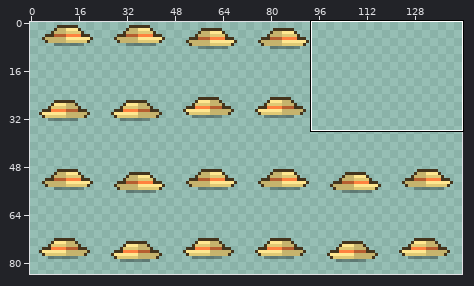
Sprite sheet -- public/capes/cape.png. The first picture is a wide view before the edit; the outline marks the close-up.
Close-up. The starting point:
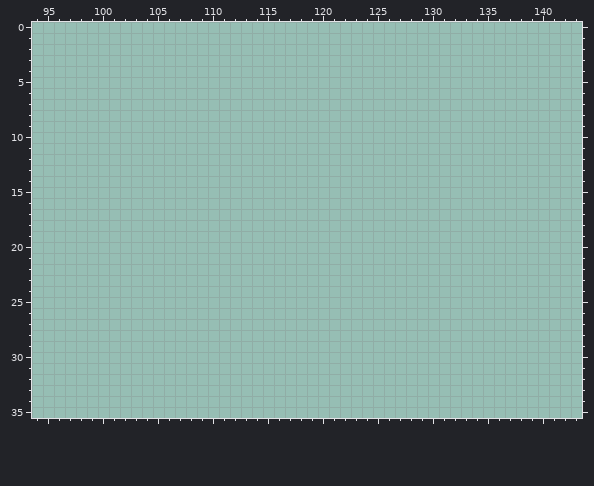
The file is 144x96 pixels. Shown: x 94..143, y 0..35. The wide view leaves out empty margins.
Palette (. is transparent): 
The result:
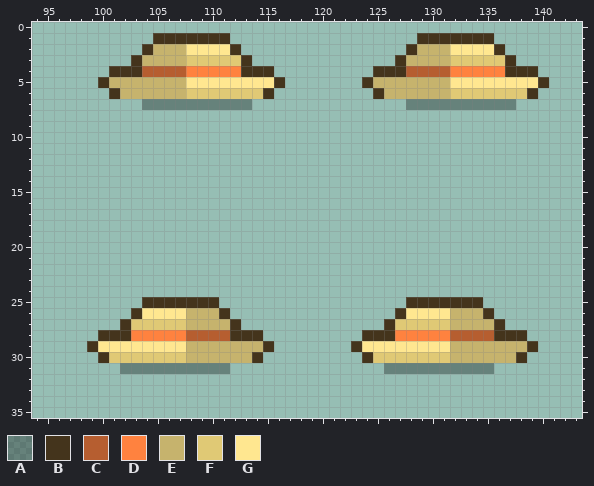
Colours new in this view: A #00000051  B #44341c  C #b65e30  D #ff823f  E #c6b36d  F #e0c975  G #ffe790
Edits made:
Changed rows in their new state; - is an unchanged pixel.
first column x 100:
 1 -----BBBBBBB-----------------BBBBBBB-----
 2 ----BEEEGGGGB---------------BEEEGGGGB----
 3 ---BEEEEFFFFFB-------------BEEEEFFFFFB---
 4 -BBBCCCCDDDDDBBB---------BBBCCCCDDDDDBBB-
 5 BEEEEEEEGGGGGGGGB-------BEEEEEEEGGGGGGGGB
 6 -BEEEEEEFFFFFFFB---------BEEEEEEFFFFFFFB-
 7 ----AAAAAAAAAA--------------AAAAAAAAAA---
first column x 99:
25 -----BBBBBBB-----------------BBBBBBB-----
26 ----BGGGGEEEB---------------BGGGGEEEB----
27 ---BFFFFFEEEEB-------------BFFFFFEEEEB---
28 -BBBDDDDDCCCCBBB---------BBBDDDDDCCCCBBB-
29 BGGGGGGGGEEEEEEEB-------BGGGGGGGGEEEEEEEB
30 -BFFFFFFFEEEEEEB---------BFFFFFFFEEEEEEB-
31 ---AAAAAAAAAA--------------AAAAAAAAAA----
Where, in picture pixels (left, top, right, bottom), the same in both close-ups:
added: (98, 33, 285, 110)
added: (362, 33, 549, 110)
added: (87, 297, 274, 374)
added: (351, 297, 538, 374)
